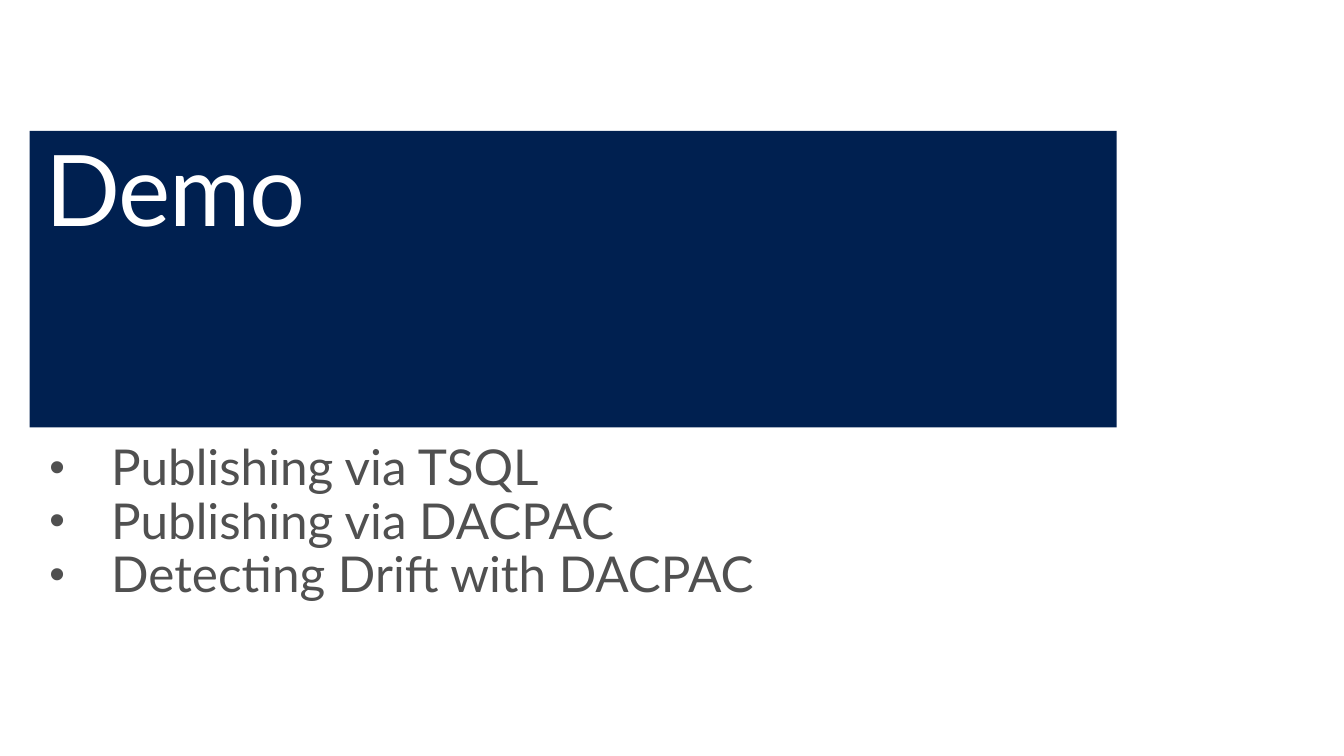
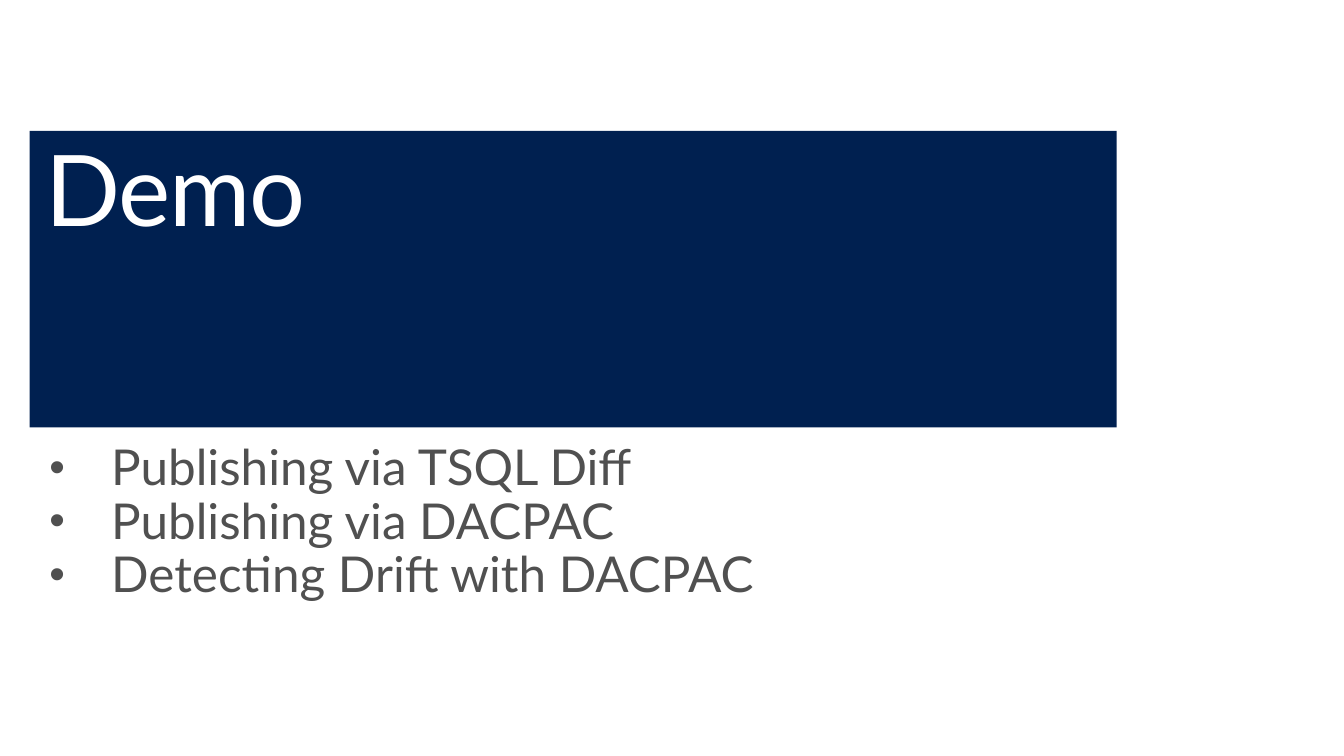
Before and after one commit to shawnweisfeld/20140820_SSDT, a slide deck: slide 31 of SQLServerDataTools.pptx. Drawn at 1344x756 pixels with LibreOffice and Linux fonts; fonts in the diff are those of the drawing; background and template pictures are left out. Boxes give left, top, right and bottom in pixels: in the first picture for what was removed or moved away, otherwise in the second. Text is boxed around its words. In the diff, an @@ line names an element or a change of style, - is before the commit and + after.

```diff
--- a/SQLServerDataTools.pptx
+++ b/SQLServerDataTools.pptx
@@ text at [111, 448, 632, 494]: text changed @@
-• Publishing via TSQL
+• Publishing via TSQL Diff
```
Also in this commit, not shown: 1 other file.
